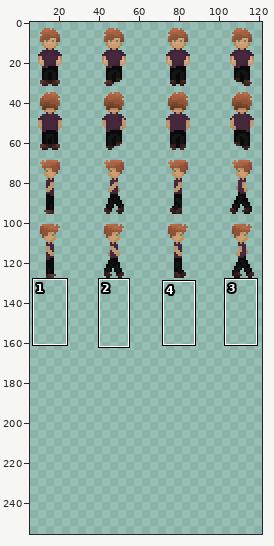
Sprite sheet, stored at src/assets/images/char/kiro.png. The first picture is a wide view before the edit; the outline marks the close-up.
Close-up. The starting point:
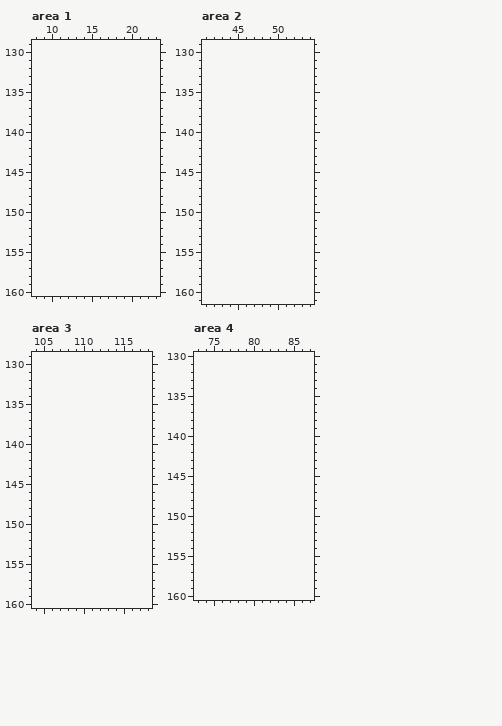
The file is 128x128 pixels. Colours within 5 levels of each other are drawn and written as one. Shown: area 1: x 8..23, y 129..160; area 2: x 41..54, y 129..161; area 3: x 104..118, y 129..160; area 4: x 73..87, y 130..160. The old version is drawn lined up with the new one, on the new canvas. The wide view leaves out empty margins. The commit also changed other parts of the picture, which this record leaves out.
Now the later version:
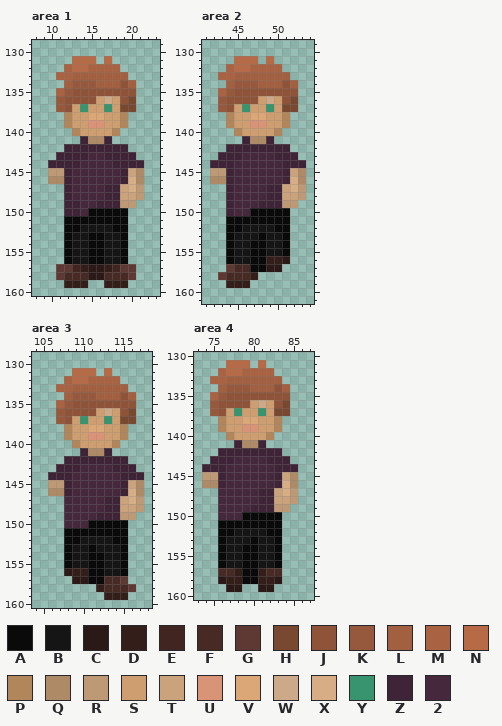
Palette (. is transparent): A #0a0a0a  B #151515  C #2a1916  D #331e1a  E #402521  F #482a25  G #5e3933  H #794830  J #8e5339  K #96593d  L #a26040  M #aa6342  N #b66a46  P #b2865b  Q #ae8a67  R #be9975  S #ce9e70  T #caa27c  U #d99478  V #dba776  W #ccaa89  X #d7ad86  Y #37946e  Z #3e2436  2 #45283c
Changes in this commit:
canvas 128x128 -> 128x256
Area 1:
y 131: x 13..15 ... -> NNN; x 17 . -> N
y 132: x 12..18 ....... -> MNNMMMM
y 133: x 11..19 ......... -> MMLLLLLLL
y 134: x 12..20 ......... -> LKKKLLLJL
y 135: x 11..20 .......... -> MKJJJJJJJJ
y 136: x 11..20 .......... -> KJJJJSWSJH
y 137: x 11..20 .......... -> KJSYSSYSHH
y 138: x 12..19 ........ -> PSSVVSSP
y 139: x 12..19 ........ -> PSSUUSSP
y 140: x 13..18 ...... -> PSSSSP
y 141: x 14..17 .... -> ZQQZ
y 142: x 12..19 ........ -> ZZZZZZZZ
y 143: x 11..20 .......... -> ZZZZ22ZZZZ
y 144: x 10..21 ............ -> ZZZZ2222ZZZZ
y 145: x 10..21 ............ -> RRZ222222ZTQ
y 146: x 10..21 ............ -> QQZ222222ZXQ
y 147: x 12..21 .......... -> Z2222ZZTXR
y 148: x 12..21 .......... -> Z2222ZZTTR
y 149: x 12..20 ......... -> ZZ22ZZZRR
y 150: x 12..19 ........ -> ZZ2AAAAA
y 151: x 12..19 ........ -> AAAAAAAA
y 152: x 12..19 ........ -> AABBBBAA
y 153..156: x 12..19 ........ -> ABBAABBA
y 157: x 11..20 .......... -> GGEDCCDEGG
y 158: x 11..20 .......... -> GFFFCCFFFG
y 159: x 12..14 ... -> DDD; x 17..19 ... -> DDD
Area 2:
y 131: x 45..47 ... -> NNN; x 49 . -> N
y 132: x 44..50 ....... -> MNNMMMM
y 133: x 43..51 ......... -> MMLLLLLLL
y 134: x 44..52 ......... -> LKKKLLLJL
y 135: x 43..52 .......... -> MKJJJJJJJJ
y 136: x 43..52 .......... -> KJJJJSWSJH
y 137: x 43..52 .......... -> KJSYSSYSHH
y 138: x 44..51 ........ -> PSSVVSSP
y 139: x 44..51 ........ -> PSSUUSSP
y 140: x 45..50 ...... -> PSSSSP
y 141: x 46..49 .... -> ZQQZ
y 142: x 44..51 ........ -> ZZZZZZZZ
y 143: x 43..52 .......... -> ZZZ2222ZZZ
y 144: x 42..53 ............ -> ZZZ222222ZZZ
y 145: x 42..53 ............ -> RRZ222222ZTQ
y 146: x 42..53 ............ -> QQZ222222ZXQ
y 147: x 44..53 .......... -> Z2222ZZTXR
y 148: x 44..53 .......... -> Z2222ZZTTR
y 149: x 44..52 ......... -> Z222ZZZRR
y 150: x 44..51 ........ -> Z22AAAAA
y 151: x 44..51 ........ -> AAAAAAAA
y 152: x 44..51 ........ -> AABBBBAA
y 153: x 44..51 ........ -> ABBBABBA
y 154..155: x 44..51 ........ -> ABBAABBA
y 156: x 44..51 ........ -> ABBAADDC
y 157: x 44..50 ....... -> GFFAACC
y 158: x 43..47 ..... -> GFFFD
y 159: x 44..46 ... -> DDD
Area 3:
y 131: x 109..111 ... -> NNN; x 113 . -> N
y 132: x 108..114 ....... -> MNNMMMM
y 133: x 107..115 ......... -> MMLLLLLLL
y 134: x 108..116 ......... -> LKKKLLLJL
y 135: x 107..116 .......... -> MKJJJJJJJJ
y 136: x 107..116 .......... -> KJJJJSWSJH
y 137: x 107..116 .......... -> KJSYSSYSHH
y 138: x 108..115 ........ -> PSSVVSSP
y 139: x 108..115 ........ -> PSSUUSSP
y 140: x 109..114 ...... -> PSSSSP
y 141: x 110..113 .... -> ZQQZ
y 142: x 108..115 ........ -> ZZZZZZZZ
y 143: x 107..116 .......... -> ZZZ2222ZZZ
y 144: x 106..117 ............ -> ZZZ222222ZZZ
y 145: x 106..117 ............ -> RRZ222222ZTQ
y 146: x 106..117 ............ -> QQZ222222ZXQ
y 147: x 108..117 .......... -> 22222ZZTXR
y 148: x 108..117 .......... -> 22222ZZTTR
y 149: x 108..116 ......... -> 2222ZZZRR
y 150: x 108..115 ........ -> 222AAAAA
y 151: x 108..115 ........ -> AAAAAAAA
y 152: x 108..115 ........ -> AABBBBAA
y 153: x 108..115 ........ -> ABBABBBA
y 154..155: x 108..115 ........ -> ABBAABBA
y 156: x 108..115 ........ -> CDDAABBA
y 157: x 109..115 ....... -> CCAAFFG
y 158: x 112..116 ..... -> DFFFG
y 159: x 113..115 ... -> DDD
Area 4:
y 131: x 77..79 ... -> NNN; x 81 . -> N
y 132: x 76..82 ....... -> MNNMMMM
y 133: x 75..83 ......... -> MMLLLLLLL
y 134: x 76..84 ......... -> LKKKLLLJL
y 135: x 75..84 .......... -> MKJJJJJJJJ
y 136: x 75..84 .......... -> KJJJJSWSJH
y 137: x 75..84 .......... -> KJSYSSYSHH
y 138: x 76..83 ........ -> PSSVVSSP
y 139: x 76..83 ........ -> PSSUUSSP
y 140: x 77..82 ...... -> PSSSSP
y 141: x 78..81 .... -> ZQQZ
y 142: x 76..83 ........ -> ZZZZZZZZ
y 143: x 75..84 .......... -> ZZZ2222ZZZ
y 144: x 74..85 ............ -> ZZZ222222ZZZ
y 145: x 74..85 ............ -> RRZ222222ZTQ
y 146: x 74..85 ............ -> QQZ222222ZXQ
y 147: x 76..85 .......... -> 22222ZZTXR
y 148: x 76..85 .......... -> 22222ZZTTR
y 149: x 76..84 ......... -> 2222ZZZRR
y 150: x 76..83 ........ -> 222AAAAA
y 151: x 76..83 ........ -> AAAAAAAA
y 152: x 76..83 ........ -> AABBBBAA
y 153: x 76..83 ........ -> ABBBABBA
y 154..156: x 76..83 ........ -> ABBAABBA
y 157: x 76..83 ........ -> FFDAADFF
y 158: x 76..83 ........ -> CDDAADDC
y 159: x 77..78 .. -> CC; x 81..82 .. -> CC
Pixel boxes of the changes (left, top, right, bottom) in both close-ups:
added: (48, 56, 144, 288)
added: (210, 56, 306, 288)
added: (48, 368, 144, 600)
added: (202, 360, 298, 592)
